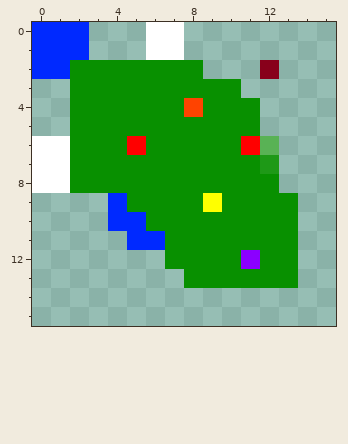
File history of a pixel-art sprite, Assets/Levels/level2.png. Above, as it was before the edit.
The file is 16x16 pixels. Colours within 5 levels of each other are drawn and written as one.
Now the later version:
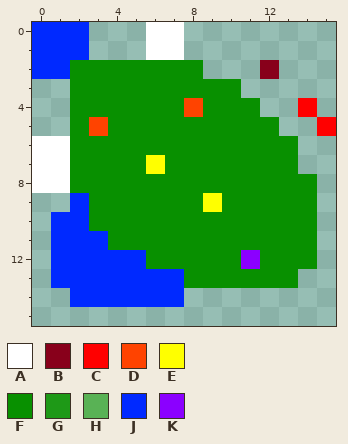
Palette (. is transparent): A #ffffff  B #88001b  C #ff0000  D #ff4300  E #ffff00  F #089000  G #1e9917  H #59b255  J #0029ff  K #8b00ff
What changed:
@@ x 0..15 @@
  3 ..FFFFFFFFF.....
- 4 ..FFFFFFDFFF....
- 5 ..FFFFFFFFFF....
- 6 AAFFFCFFFFFCH...
- 7 AAFFFFFFFFFFG...
- 8 AAFFFFFFFFFFF...
- 9 ....JFFFFEFFFF..
-10 ....JJFFFFFFFF..
-11 .....JJFFFFFFF..
-12 .......FFFFKFF..
-13 ........FFFFFF..
-14 ................
+ 4 ..FFFFFFDFFF..C.
+ 5 ..FDFFFFFFFFF..C
+ 6 AAFFFFFFFFFFFF..
+ 7 AAFFFFEFFFFFFF..
+ 8 AAFFFFFFFFFFFFF.
+ 9 ..JFFFFFFEFFFFF.
+10 .JJFFFFFFFFFFFF.
+11 .JJJFFFFFFFFFFF.
+12 .JJJJJFFFFFKFFF.
+13 .JJJJJJJFFFFFF..
+14 ..JJJJJJ........
 15 ................
